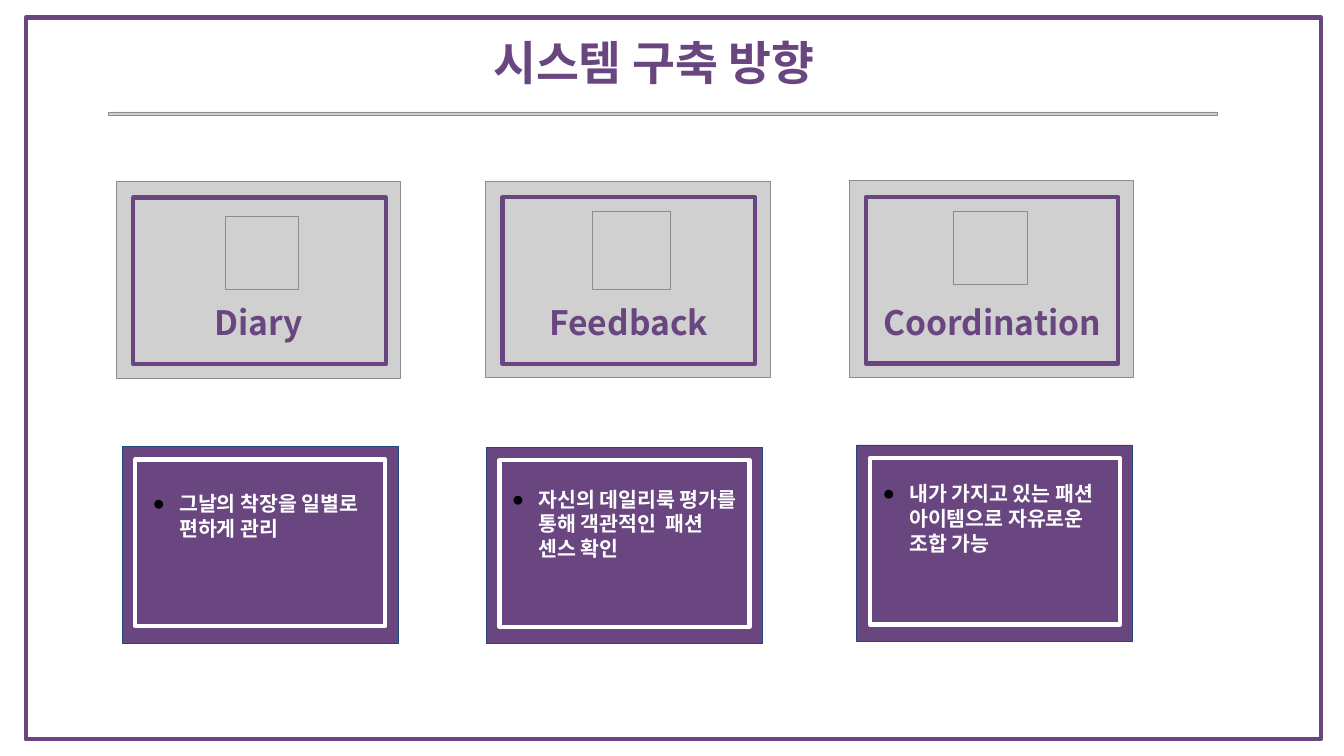
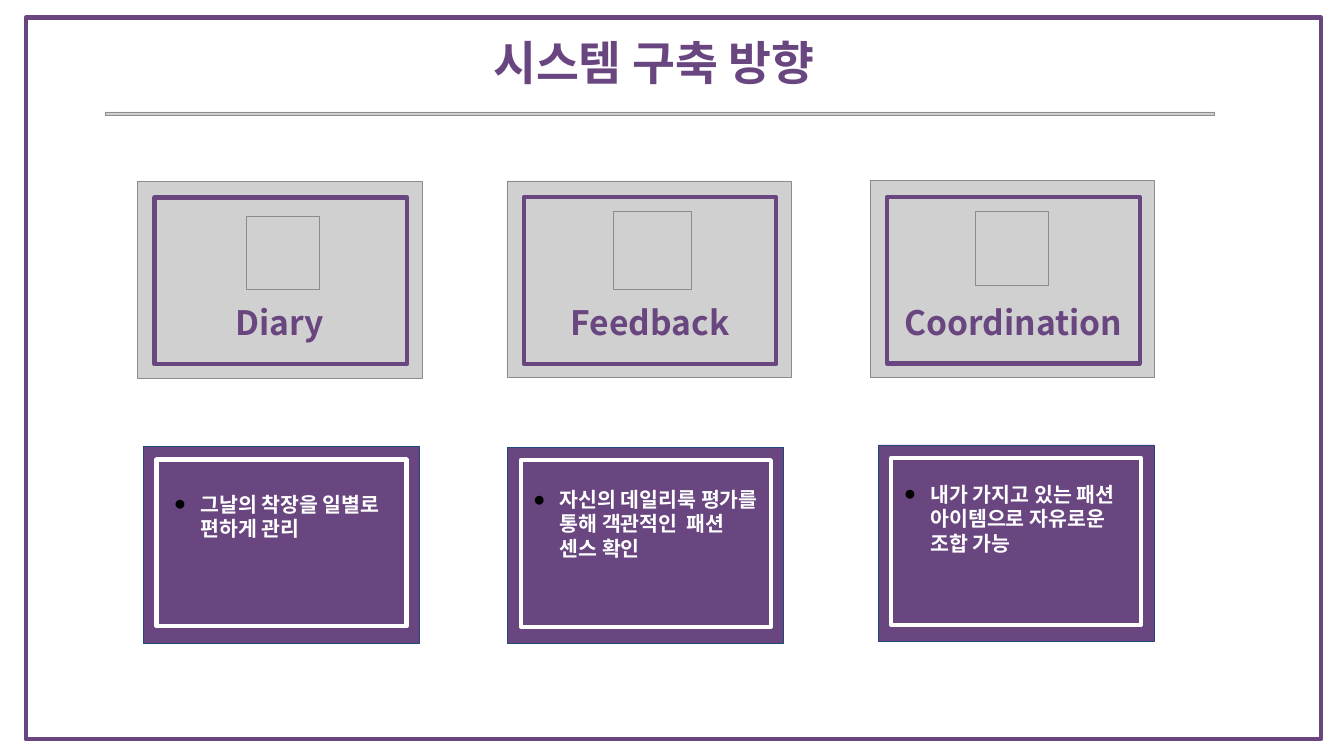
Before and after one commit to bitnarii/YMPM, a slide deck: slide 6 of 기획서/5조 Fit-back.pptx. Drawn at 1344x756 pixels with LibreOffice and Linux fonts; fonts in the diff are those of the drawing; grey boxes stand for pictures. Boxes give left, top, right and bottom in pixels: in the first picture for what was removed or moved away, otherwise in the second. Text is boxed around its words. In the diff, an @@ line names an element or a change of style, - is before the commit and + after.

```diff
--- a/기획서/5조 Fit-back.pptx
+++ b/기획서/5조 Fit-back.pptx
@@ 9 rectangles, 6 pictures, 6 texts: place and size @@
-9 rectangles, 6 pictures, 6 texts at [116,181,1133,643]
+9 rectangles, 6 pictures, 6 texts at [138,181,1154,643]
```
Also in this commit, not shown: 1 other slide changed.
